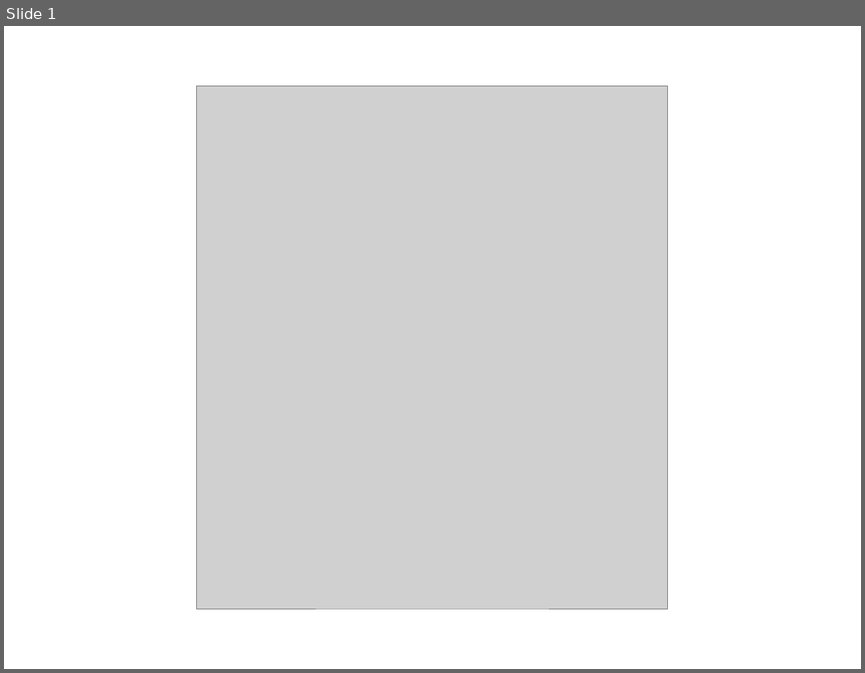
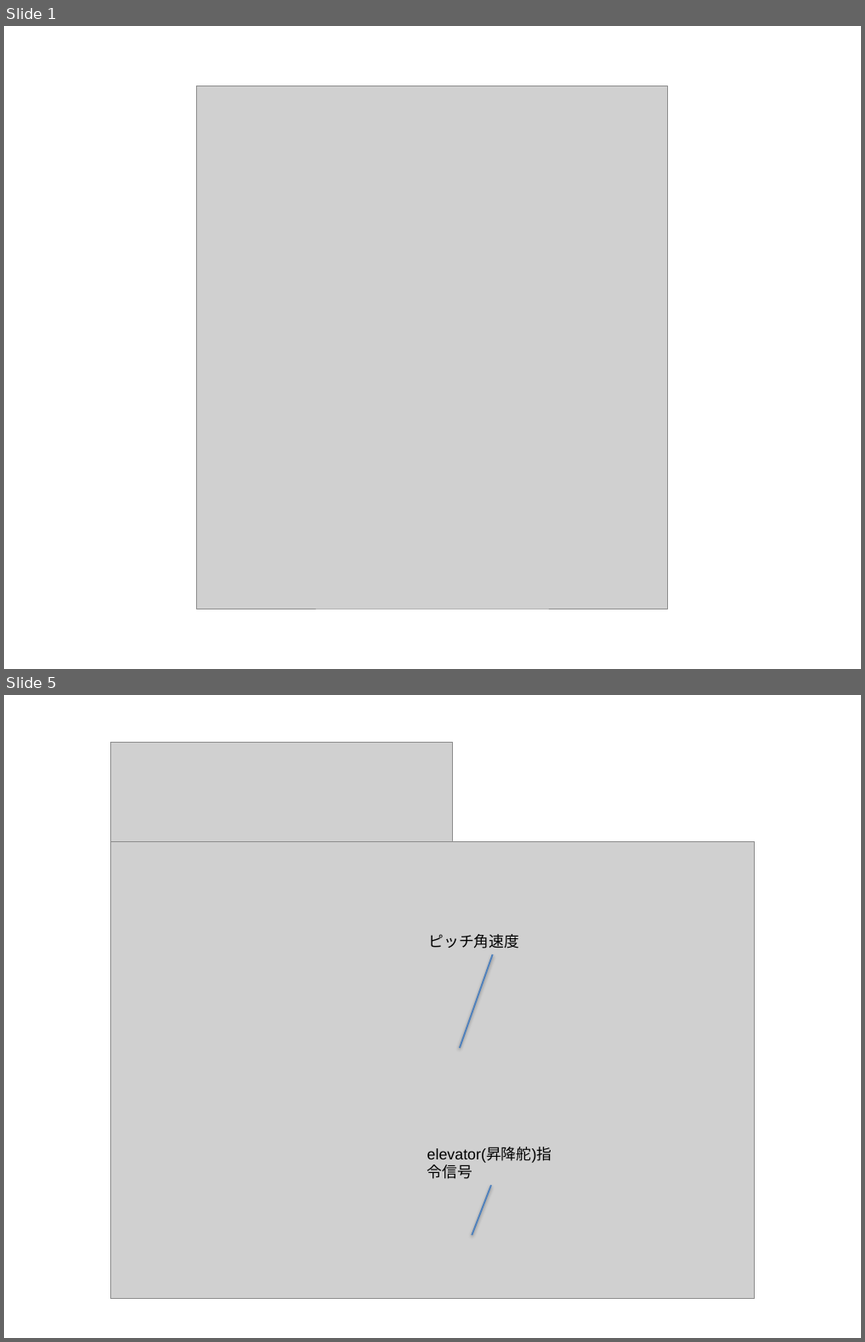
Before and after one commit to zeta-plusplus/SystemModels, a slide deck: figs/makeFig.pptx. Shown one above the other, each under a label of ours: slide 1 before the commit, slides 1 and 5 after it; the slides between them are not shown. The pictures are 865x673 and 865x1342 pixels, drawn with LibreOffice and Linux fonts; fonts in the diff are those of the drawing; grey boxes stand for pictures. Boxes give left, top, right and bottom in pixels: in the first picture for what was removed or moved away, otherwise in the second. Text is boxed around its words. In the diff, an @@ line names an element or a change of style, - is before the commit and + after.

```diff
--- a/figs/makeFig.pptx
+++ b/figs/makeFig.pptx
@@ slide 5 added at box(4, 695, 861, 1338), background #FFFFFF @@
@@ picture added at box(110, 743, 453, 845) @@
@@ picture added at box(110, 841, 755, 1299) @@
@@ text added at box(428, 934, 519, 948), 14 pt, text #000000 @@
+ピッチ角速度
@@ line added from (460, 1048) to (493, 955), #4F81BD 1.5 pt @@
@@ text added at box(427, 1147, 552, 1179), 14 pt, text #000000 @@
+elevator(昇降舵)指令信号
@@ line added from (472, 1235) to (492, 1185), #4F81BD 1.5 pt @@
```
Also in this commit, not shown: 15 other slides added, 20 other files.
